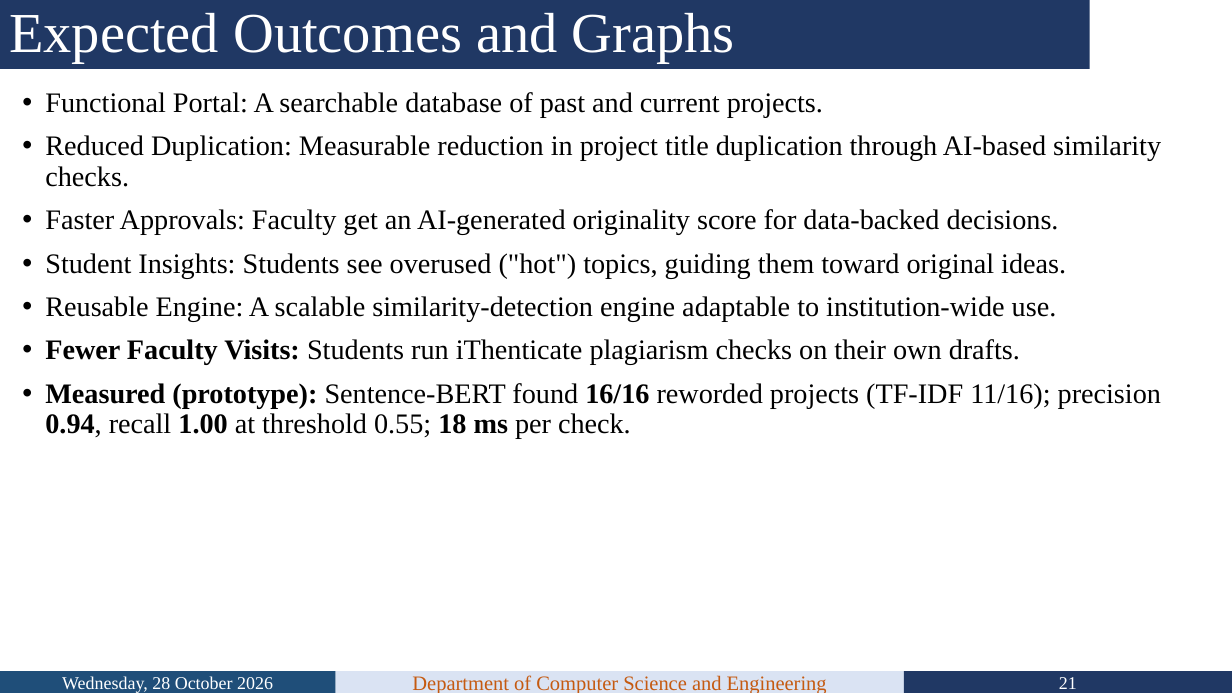
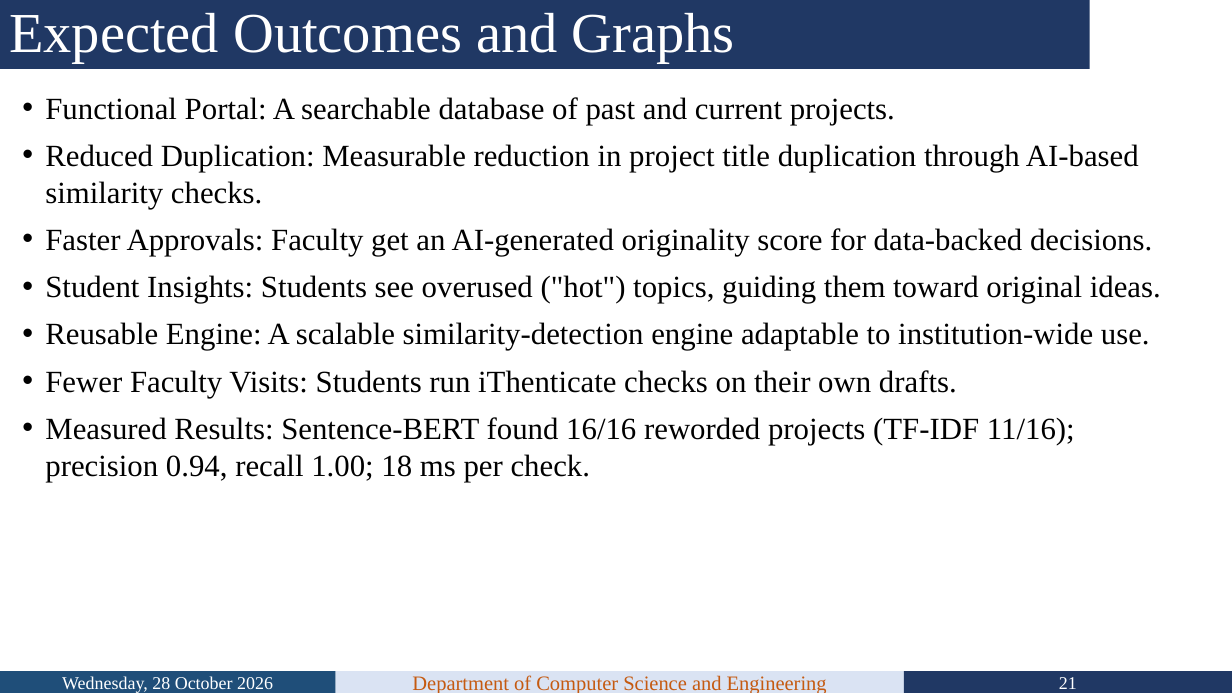
Before and after one commit to VedanshSharma53/Micro-Projects, a slide deck: slide 21 of paper/MP_TG10_Review_PPT_Updated.pptx. Drawn at 1232x693 pixels with LibreOffice and Linux fonts; fonts in the diff are those of the drawing; background and template pictures are left out. Boxes give left, top, right and bottom in pixels: in the first picture for what was removed or moved away, otherwise in the second. Text is boxed around its words. In the diff, an @@ line names an element or a change of style, - is before the commit and + after.

```diff
--- a/paper/MP_TG10_Review_PPT_Updated.pptx
+++ b/paper/MP_TG10_Review_PPT_Updated.pptx
@@ text at [45, 97, 1161, 350]: size 22 to 24 pt in "Functional Portal: A searchable database of past ...", "Reduced Duplication: Measurable reduction in project title ...", "Faster Approvals: Faculty get an AI-generated originality ...", "Student Insights: Students see overused ("hot") topics, ..." and 1 more places; line spacing 0.9 to 1; less space between paragraphs @@
@@ text at [45, 370, 1075, 482]: text changed; size 22 to 24 pt @@
-• Fewer Faculty Visits: Students run iThenticate plagiarism checks on their own drafts.
-• Measured (prototype): Sentence-BERT found 16/16 reworded projects (TF-IDF 11/16); precision 0.94, recall 1.00 at threshold 0.55; 18 ms per check.
+• Fewer Faculty Visits: Students run iThenticate checks on their own drafts.
+• Measured Results: Sentence-BERT found 16/16 reworded projects (TF-IDF 11/16); precision 0.94, recall 1.00; 18 ms per check.
```
Also in this commit, not shown: 19 other slides changed, 4 other files.
